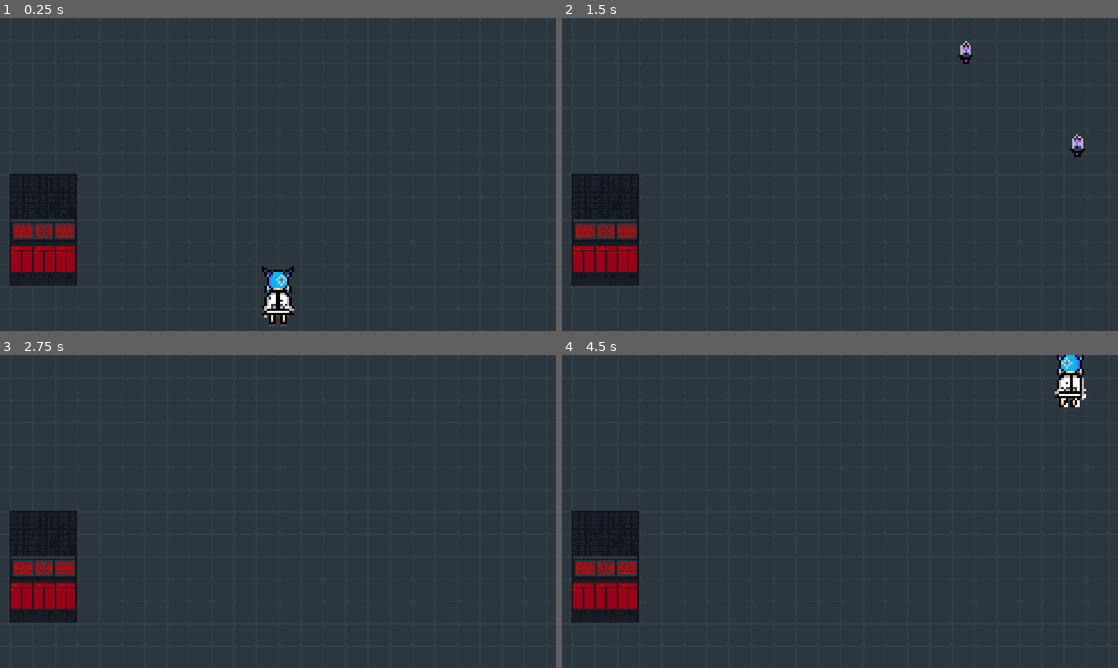
Above: before the commit, frames 1-4 (two rows, left to right).
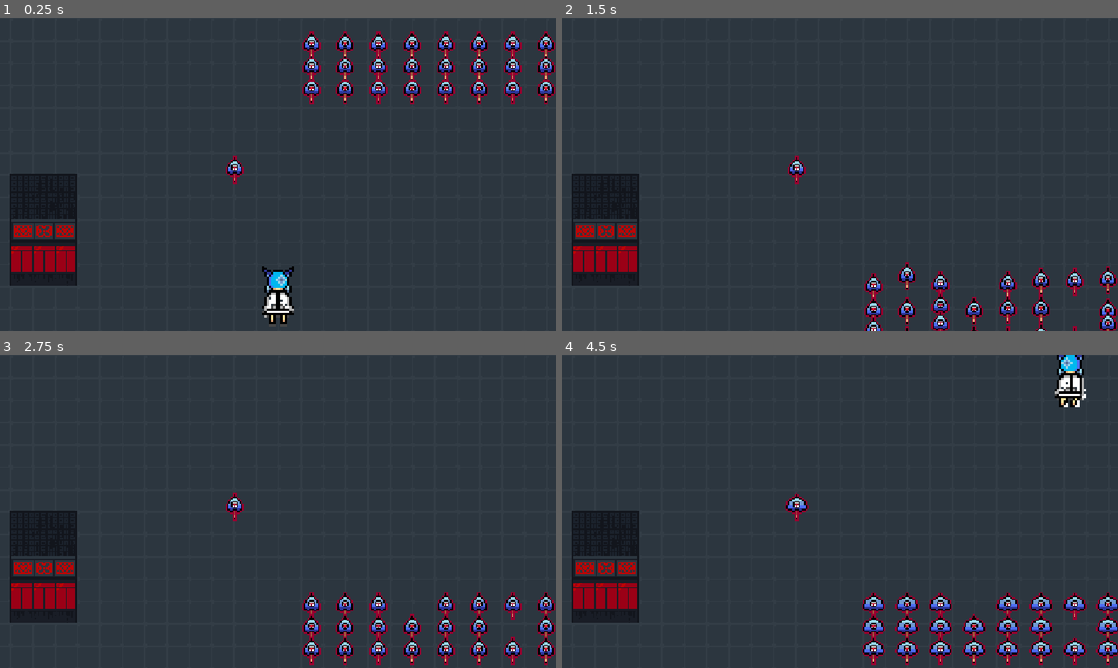
Above: after the commit, the same moments.

Repository: seaturtl33/CIEE
Game: Godot game, scene res://Leo K/game.tscn
The game is run twice, just before and just after one commit, with the same random seed, the same clock (stepped at 60 frames per second) and the same inputs.
Inputs:
- Up to frame 1 (0.25 s): no input
- Up to frame 2 (1.5 s): hold Right (right) 0.53-1.28 s; hold Z (shoot) 0.53-1.28 s; hold Down (down) from 1.28 s (still down); tap Z (shoot) at 1.35 s
- Up to frame 3 (2.75 s): release Down (down) at 2.03 s; hold Right (right) from 2.03 s (still down); hold Z (shoot) from 2.03 s (still down)
- Up to frame 4 (4.5 s): release Right (right) at 2.78 s; release Z (shoot) at 2.78 s; hold Up (up) 2.78-3.53 s; tap Z (shoot) at 2.85, 4.35 s; hold Z (shoot) 3.53-4.28 s; hold Left (left) from 3.53 s (still down); tap Enter at 4.25 s

The runs differ from the first frame. In frame 1, 4.0% of the frame differs, in the area x 40-100%, y 4-54%; in frame 2, 3.1%; in frame 3, 3.7%; in frame 4, 4.6%, in the area x 40-100%, y 44-100%.

Commit message:
coding umbrella enemy movement and more - Leo K

Diff:
--- a/Leo K/cat_2.tscn
+++ b/Leo K/cat_2.tscn
@@ -28,11 +28,14 @@
 radius = 5.0
 
 [node name="Cat2" type="Area2D" unique_id=281779318]
+z_index = 2
 
 [node name="AnimatedSprite2D" type="AnimatedSprite2D" parent="." unique_id=823056844]
+z_index = 2
 sprite_frames = SubResource("SpriteFrames_x3mmv")
 frame = 1
 frame_progress = 0.71851313
 
 [node name="CollisionShape2D" type="CollisionShape2D" parent="." unique_id=823598484]
+z_index = 2
 shape = SubResource("CircleShape2D_x3mmv")
--- /dev/null
+++ b/Leo K/game.gd
@@ -0,0 +1,24 @@
+extends Node2D
+
+var enemy = preload("res://Leo K/umbrella_2.tscn")
+var score = 0
+
+# Called when the node enters the scene tree for the first time.
+func _ready() -> void:
+	spawn_enemies()
+
+func spawn_enemies():
+	for x in range(9):
+		for y in range(3):
+			var e = enemy.instantiate()
+			var pos = Vector2(x * (16 + 8) + 24, 16 * 4 + y * 16)
+			add_child(e)
+			e.start(pos)
+			e.died.connect(_on_enemy_died)
+
+func _on_enemy_died(value):
+	score += value
+
+# Called every frame. 'delta' is the elapsed time since the previous frame.
+func _process(delta: float) -> void:
+	pass
--- a/Leo K/game.tscn
+++ b/Leo K/game.tscn
@@ -1,10 +1,12 @@
 [gd_scene format=3 uid="uid://dk05acmlej5cp"]
 
+[ext_resource type="Script" uid="uid://d0t6uj7peelvx" path="res://Leo K/game.gd" id="1_5sav7"]
 [ext_resource type="PackedScene" uid="uid://djlhwiojrl6k7" path="res://Leo K/player.tscn" id="1_e37l0"]
 [ext_resource type="Texture2D" uid="uid://si2jqv7hrdhc" path="res://Leo K/nero_zero_tileset_v3.0_Demo/Free/neo_zero_tileset_03.png" id="2_ov6hb"]
 [ext_resource type="Script" uid="uid://cf07jml6meqr1" path="res://Leo K/camera_2d.gd" id="3_icjnm"]
 [ext_resource type="Texture2D" uid="uid://cjgrky57libls" path="res://Leo K/nero_zero_tileset_v3.0_Demo/Free/neo_zero_props_02_free.png" id="4_vdyuh"]
 [ext_resource type="Texture2D" uid="uid://chbpjre0o8wnj" path="res://Leo K/nero_zero_tileset_v3.0_Demo/Free/neo_zero_buildings_02.png" id="5_ifrcp"]
+[ext_resource type="PackedScene" uid="uid://bkmlpnjaxypor" path="res://Leo K/umbrella_2.tscn" id="6_ifrcp"]
 
 [sub_resource type="TileSetAtlasSource" id="TileSetAtlasSource_icjnm"]
 texture = ExtResource("2_ov6hb")
@@ -482,6 +484,7 @@
 sources/0 = SubResource("TileSetAtlasSource_bov0o")
 
 [node name="Game" type="Node2D" unique_id=1649739698]
+script = ExtResource("1_5sav7")
 
 [node name="Player" parent="." unique_id=857672536 instance=ExtResource("1_e37l0")]
 position = Vector2(0, 83)
@@ -520,3 +523,6 @@
 tile_set = SubResource("TileSet_v2rjw")
 format = 2
 layer_0/tile_data = PackedInt32Array(196596, 0, 0, 262132, 0, 1, 327668, 0, 2, 196597, 65536, 0, 262133, 65536, 1, 3276 …(187 unchanged characters)…
+
+[node name="Umbrella2" parent="." unique_id=617673584 instance=ExtResource("6_ifrcp")]
+position = Vector2(-31, -7)
--- a/Leo K/player.tscn
+++ b/Leo K/player.tscn
@@ -85,6 +85,7 @@
 height = 7.5
 
 [node name="Player" type="CharacterBody2D" unique_id=857672536]
+z_index = 3
 scale = Vector2(4, 4)
 script = ExtResource("1_igqw1")
 bullet_scene = ExtResource("2_1guwa")
--- /dev/null
+++ b/Leo K/umbrella_2.gd
@@ -0,0 +1,44 @@
+extends Area2D
+
+signal died
+
+var start_pos = Vector2.ZERO
+var speed = 0
+
+@onready var screensize  = get_viewport_rect().size
+
+func _ready() -> void:
+	add_to_group("enemies")
+
+func start(pos):
+	speed = 0
+	position = Vector2(pos.x, -pos.y)
+	start_pos = pos
+	await get_tree().create_timer(randf_range(0.25, 0.55)).timeout
+	var tween = create_tween().set_trans(Tween.TRANS_BACK)
+	tween.tween_property(self, "position:y", start_pos.y, 1.4)
+	await tween.finished
+	$MoveTimer.wait_time = randf_range(5, 20)
+	$MoveTimer.start()
+	$ShootTimer.wait_time = randf_range(4, 20)
+	$ShootTimer.start()
+
+func _on_timer_timeout():
+	speed = randf_range(75, 100)
+
+func _on_shoot_timer_timeout():
+	$ShootTimer.wait_time = randf_range(4, 20)
+	$ShootTimer.start()
+
+func _process(delta):
+	position.y += speed * delta
+	if position.y > screensize.y + 32:
+		start(start_pos)
+
+func explode():
+	speed = 0
+	#$AnimationPlayer.play("explode")
+	set_deferred("monitoring", false)
+	died.emit(5)
+	#await $AnimationPlayer.animation_finished
+	queue_free()
--- a/Leo K/umbrella_2.tscn
+++ b/Leo K/umbrella_2.tscn
@@ -1,6 +1,7 @@
 [gd_scene format=3 uid="uid://bkmlpnjaxypor"]
 
 [ext_resource type="Texture2D" uid="uid://d0p4lh1jah0p2" path="res://Leo K/Enemy 1.png" id="1_0ihcf"]
+[ext_resource type="Script" uid="uid://c5lwolhnf7kqr" path="res://Leo K/umbrella_2.gd" id="1_5d72w"]
 
 [sub_resource type="AtlasTexture" id="AtlasTexture_5d72w"]
 atlas = ExtResource("1_0ihcf")
@@ -38,11 +39,21 @@
 radius = 4.0
 
 [node name="Umbrella2" type="Area2D" unique_id=617673584]
+z_index = 2
+script = ExtResource("1_5d72w")
 
 [node name="AnimatedSprite2D" type="AnimatedSprite2D" parent="." unique_id=1910264021]
+z_index = 2
 sprite_frames = SubResource("SpriteFrames_x3mmv")
 autoplay = "default"
 
 [node name="CollisionShape2D" type="CollisionShape2D" parent="." unique_id=688348315]
+z_index = 2
 position = Vector2(0, 3)
 shape = SubResource("CircleShape2D_x3mmv")
+
+[node name="MoveTimer" type="Timer" parent="." unique_id=487033543]
+one_shot = true
+
+[node name="ShootTimer" type="Timer" parent="." unique_id=1783206516]
+one_shot = true
Binary file added: Leo K/Single projectile.png
Not shown, added: Leo K/Single projectile.png.import
Not shown, added: Leo K/game.gd.uid
Not shown, added: Leo K/umbrella_2.gd.uid
